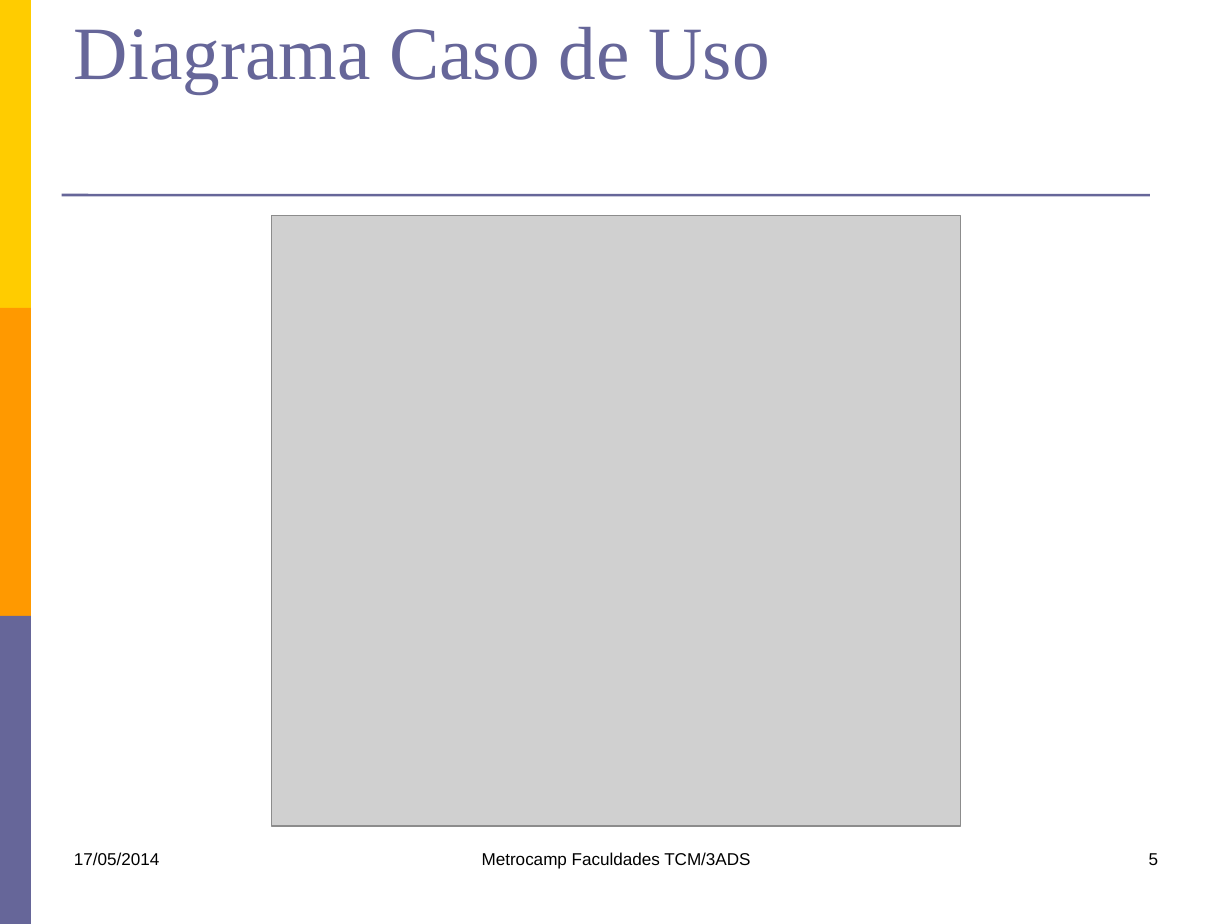
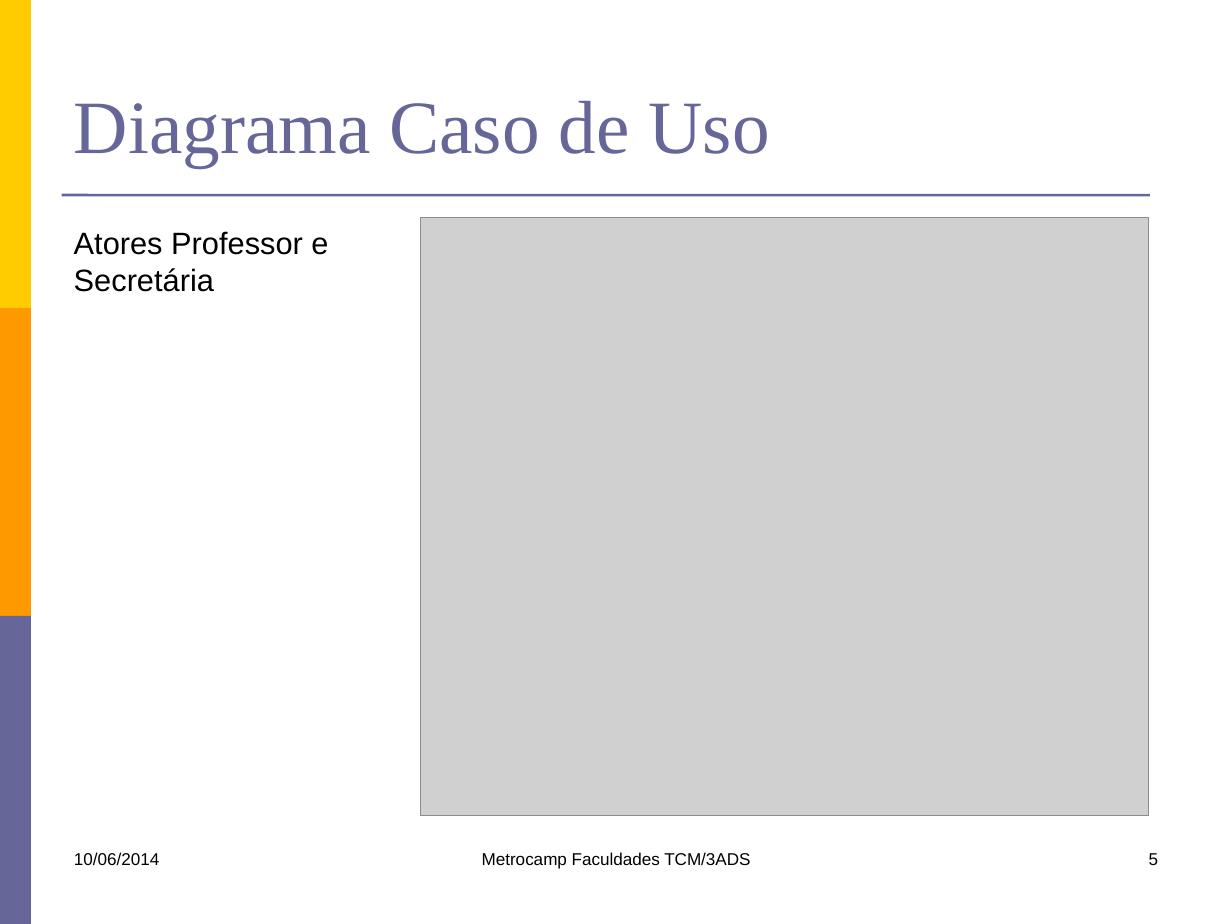
Before and after one commit to lfernandobra/pi5g1s14, a slide deck: slide 5 of documentacao/G5_Apresentacao1sem2014.pptx. Drawn at 1232x924 pixels with LibreOffice and Linux fonts; fonts in the diff are those of the drawing; grey boxes stand for pictures. Boxes give left, top, right and bottom in pixels: in the first picture for what was removed or moved away, otherwise in the second. Text is boxed around its words. In the diff, an @@ line names an element or a change of style, - is before the commit and + after.

```diff
--- a/documentacao/G5_Apresentacao1sem2014.pptx
+++ b/documentacao/G5_Apresentacao1sem2014.pptx
@@ title "Diagrama Caso de Uso": place and size @@
-title "Diagrama Caso de Uso" at (74, 27, 770, 93)
+title "Diagrama Caso de Uso" at (74, 101, 770, 168)
@@ text added at (74, 231, 328, 292), 18 pt, text #000000 @@
+Atores Professor e
+Secretária
@@ picture: place and size @@
-picture at (271, 216, 961, 825)
+picture at (421, 217, 1149, 814)
@@ text at (74, 852, 159, 866): text changed @@
-17/05/2014
+10/06/2014
```
Also in this commit, not shown: 7 other slides changed, 1 other file.
